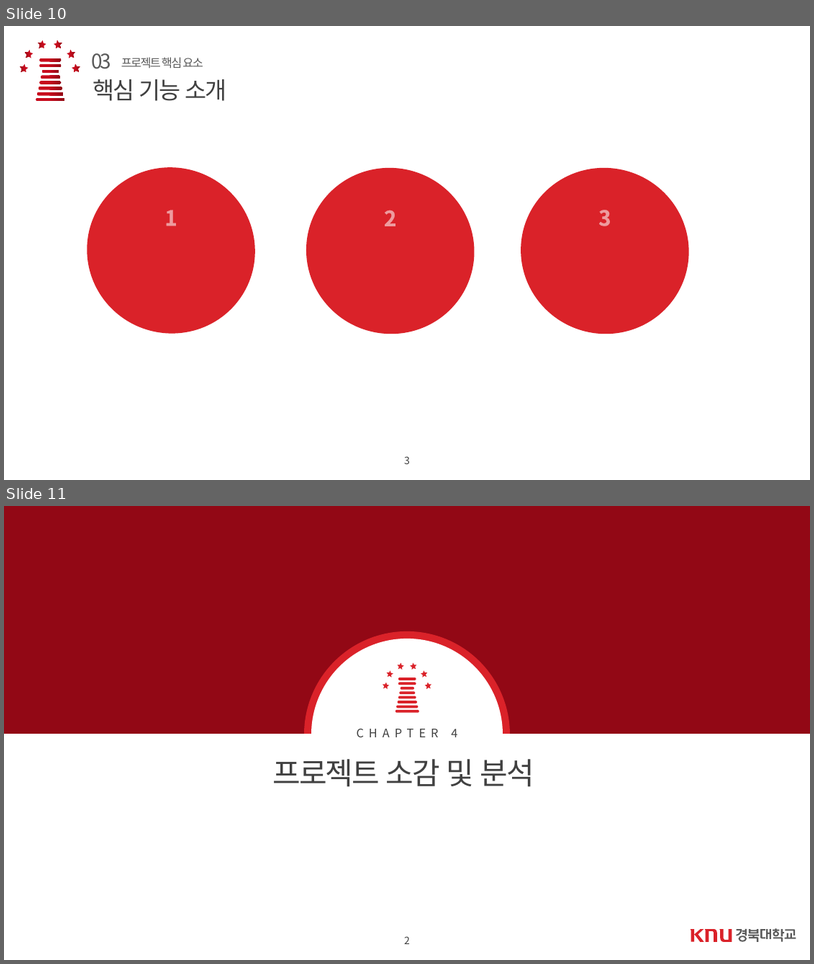
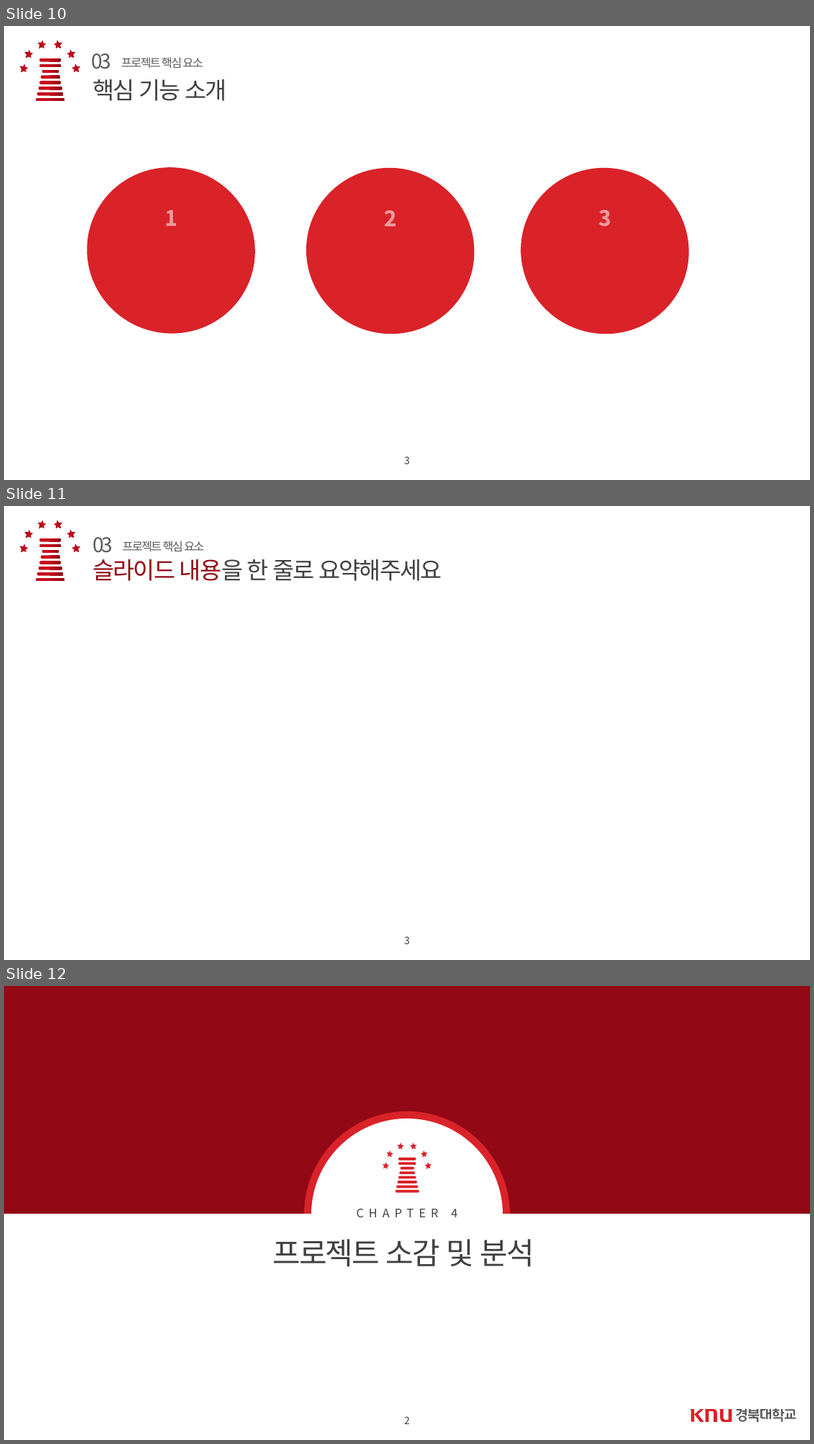
Before and after one commit to azx206/system-programing, a slide deck: 문서 및 동영상 자료/시스템 프로그래밍 MINT CHOCO.pptx. Shown one above the other, each under a label of ours: slides 10 and 11 before the commit, slides 10, 11 and 12 after it. The pictures are 814x964 and 814x1444 pixels, drawn with LibreOffice and Linux fonts; fonts in the diff are those of the drawing; background and template pictures are left out. Boxes give left, top, right and bottom in pixels: in the first picture for what was removed or moved away, otherwise in the second. Text is boxed around its words. In the diff, an @@ line names an element or a change of style, - is before the commit and + after.

```diff
--- a/문서 및 동영상 자료/시스템 프로그래밍 MINT CHOCO.pptx
+++ b/문서 및 동영상 자료/시스템 프로그래밍 MINT CHOCO.pptx
@@ slide 11 added at [4,506,810,960], background #FFFFFF; not listed: 14 template elements that a slide beside it also shows @@
@@ text added at [93,537,113,553], 24 pt, text #595959 @@
+03
@@ text added at [123,541,204,552], 14 pt, text #595959 @@
+프로젝트 핵심 요소
@@ text added at [93,559,442,581], 28 pt, text #404040 @@
+슬라이드 내용을 한 줄로 요약해주세요
@@ text added at [404,936,410,944], 12 pt, text #404040 @@
+3
@@ what was slide 11 is now slide 12 @@
```
